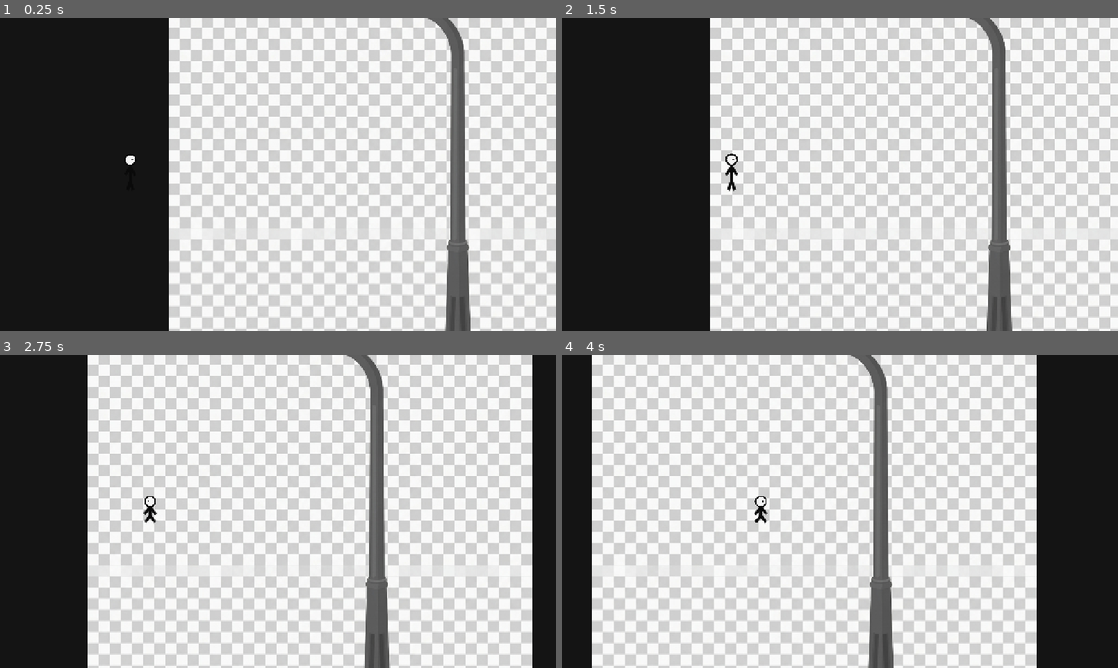
Above: before the commit, frames 1-4 (two rows, left to right).
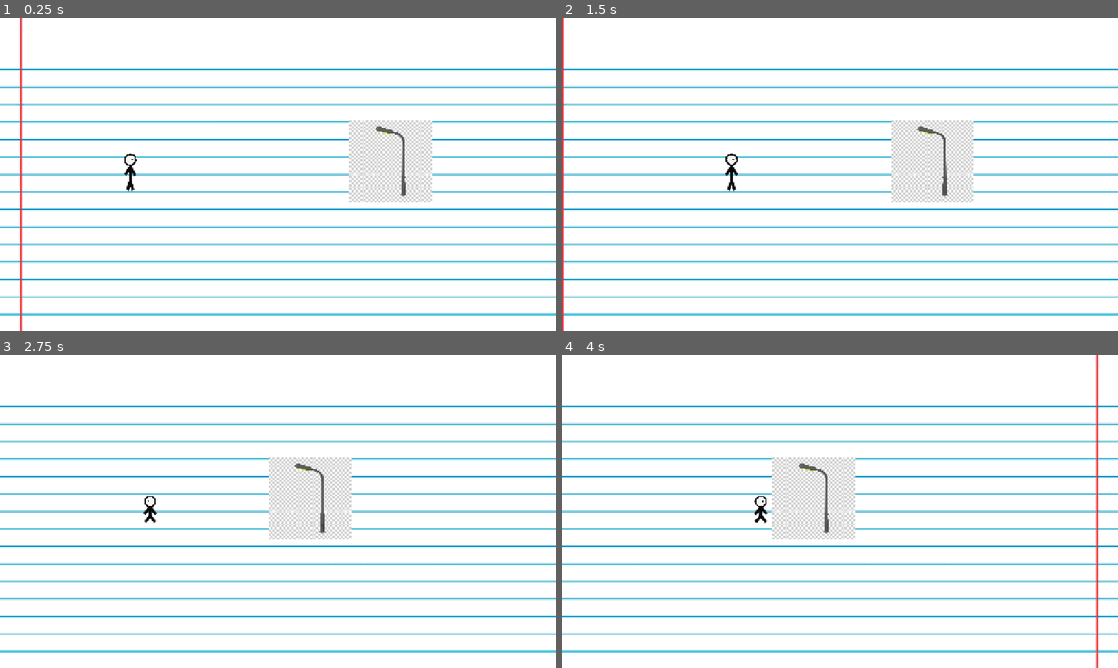
Above: after the commit, the same moments.

Repository: zamuuk13-sketch/TRY-HACKING-ME-NEW-
Game: Godot game, scene res://scenes/main.tscn
Two runs of this game, one before a commit and one after it. Both use one fixed random seed, a clock stepped at 60 frames per second and the inputs below.
Inputs:
- Up to frame 1 (0.25 s): no input
- Up to frame 2 (1.5 s): tap Enter at 0.5 s; hold C (crouch) 0.53-1.28 s; hold D (move_right) from 0.53 s (still down); tap Space (jump) at 0.77 s; tap Shift at 1.35 s
- Up to frame 3 (2.75 s): tap Space (jump) at 1.52 s; release D (move_right) at 2.03 s; hold A (move_left) from 2.03 s (still down); hold C (crouch) from 2.03 s (still down)
- Up to frame 4 (4 s): release A (move_left) at 2.78 s; release C (crouch) at 2.78 s; hold D (move_right) from 2.78 s (still down); tap Shift at 2.85 s; tap Space (jump) at 3.02, 3.77 s; hold C (crouch) from 3.53 s (still down)

The runs differ from the first frame. In frame 1, 71% of the frame differs, in the area x 0-100%, y 0-100%; in frame 2, 69%; in frame 3, 66%; in frame 4, 66%.

Commit message:
fix: load and scale Level 01 PNG assets at runtime

Diff:
--- a/scripts/world.gd
+++ b/scripts/world.gd
@@ -1,12 +1,17 @@
 extends Node2D
 ## TRY HACKING ME NOW — Star 3 world foundation.
-## Level 01 is a small stickman scene built around a real PNG street pole.
+## Level 01 usa as PNGs do proprio projeto e garante tamanho/posição em runtime.
 
 var level_01_completed := false
 var pole_path := NodePath("Level01/Environment/StreetPole_07")
 const LEVEL_01_RIGHT_EXIT_X := 1660.0
 
+const PAPER_PATH := "res://imageens/papel.png"
+const POLE_PATH := "res://imageens/poste (2).png"
+
 func _ready() -> void:
+	_setup_image_background()
+	_setup_pole_image()
 	queue_redraw()
 
 func _process(_delta: float) -> void:
@@ -17,8 +22,8 @@
 	if player == null:
 		return
 
-	# The player must actually reach the far right side of the small level.
-	# The pole has to be removed or have its collision disabled first.
+	# O jogador precisa realmente sair pelo lado direito.
+	# O poste precisa ter sido removido ou ter a colisão desativada.
 	if player.global_position.x < LEVEL_01_RIGHT_EXIT_X:
 		return
 	if _pole_still_blocks_path():
@@ -29,6 +34,58 @@
 	if game and game.has_method("complete_level_01"):
 		game.complete_level_01()
 
+func _setup_image_background() -> void:
+	var background := get_node_or_null("PaperBackground") as Sprite2D
+	if background == null:
+		push_error("PaperBackground não existe na cena.")
+		return
+
+	var texture := load(PAPER_PATH) as Texture2D
+	if texture == null:
+		push_error("Não foi possível carregar: " + PAPER_PATH)
+		return
+
+	background.texture = texture
+	background.position = Vector2(800.0, 360.0)
+	background.z_index = -100
+
+	# Faz a folha ocupar praticamente toda a área da fase,
+	# independentemente da resolução original do PNG.
+	var image_size := texture.get_size()
+	if image_size.x > 0.0 and image_size.y > 0.0:
+		background.scale = Vector2(1800.0 / image_size.x, 720.0 / image_size.y)
+
+	print("[ASSET] Papel carregado: ", PAPER_PATH, " | tamanho: ", image_size)
+
+func _setup_pole_image() -> void:
+	var pole := get_node_or_null(pole_path)
+	if pole == null:
+		push_error("StreetPole_07 não existe na cena.")
+		return
+
+	var sprite := pole.get_node_or_null("Sprite2D") as Sprite2D
+	if sprite == null:
+		push_error("Sprite2D do StreetPole_07 não existe.")
+		return
+
+	var texture := load(POLE_PATH) as Texture2D
+	if texture == null:
+		push_error("Não foi possível carregar: " + POLE_PATH)
+		return
+
+	sprite.texture = texture
+	sprite.position = Vector2.ZERO
+
+	# Mantém o poste em um tamanho visível e proporcional.
+	# O PNG pode ter qualquer resolução original.
+	var image_size := texture.get_size()
+	if image_size.x > 0.0 and image_size.y > 0.0:
+		var target_height := 190.0
+		var uniform_scale := target_height / image_size.y
+		sprite.scale = Vector2(uniform_scale, uniform_scale)
+
+	print("[ASSET] Poste carregado: ", POLE_PATH, " | tamanho: ", image_size, " | escala: ", sprite.scale)
+
 func _pole_still_blocks_path() -> bool:
 	var pole := get_node_or_null(pole_path)
 	if pole == null:
@@ -37,6 +94,5 @@
 	return shape != null and not shape.disabled
 
 func _draw() -> void:
-	# The visual background is now the PNG in imageens/papel.png.
-	# No procedural city/background is drawn here so the paper aesthetic stays clean.
+	# Os visuais principais são os PNGs carregados acima.
 	pass
